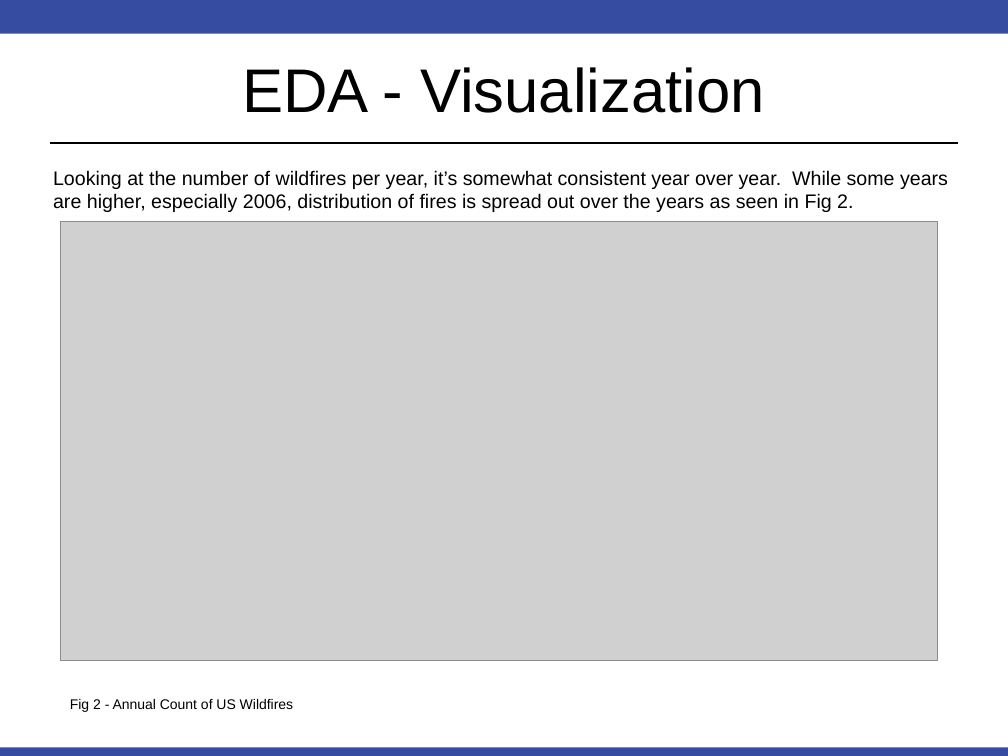
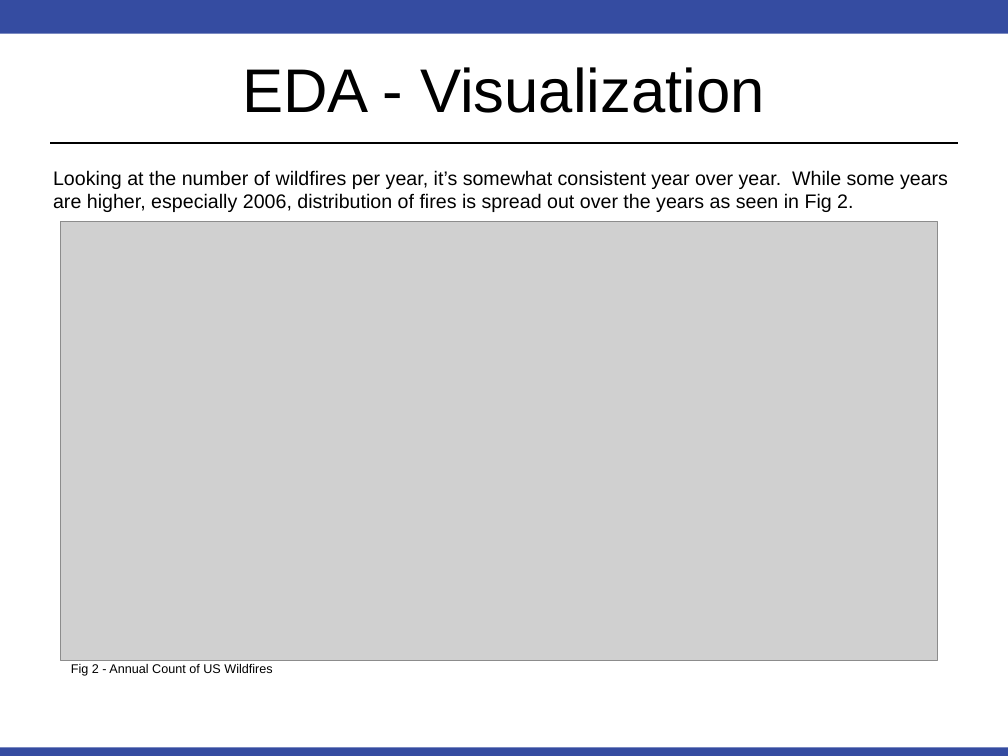
Before and after one commit to RobinsonCW/USWildfireAnalysis, a slide deck: slide 6 of presentation/DS7346_Cloud_Computing_Presentation_jrw.pptx. Drawn at 1008x756 pixels with LibreOffice and Linux fonts; fonts in the diff are those of the drawing; grey boxes stand for pictures. Boxes give left, top, right and bottom in pixels: in the first picture for what was removed or moved away, otherwise in the second. Text is boxed around its words. In the diff, an @@ line names an element or a change of style, - is before the commit and + after.

Commit message:
Changed font on Figures/Tables to 9pt

```diff
--- a/presentation/DS7346_Cloud_Computing_Presentation_jrw.pptx
+++ b/presentation/DS7346_Cloud_Computing_Presentation_jrw.pptx
@@ text "Fig 2 - Annual Count ...": place and size @@
-text "Fig 2 - Annual Count ..." at [70, 699, 293, 712]
+text "Fig 2 - Annual Count ..." at [71, 664, 272, 676]
@@ text "Fig 2 - Annual Count ..." at [71, 664, 272, 676]: size 10 to 9 pt @@
```
Also in this commit, not shown: 4 other slides changed.
